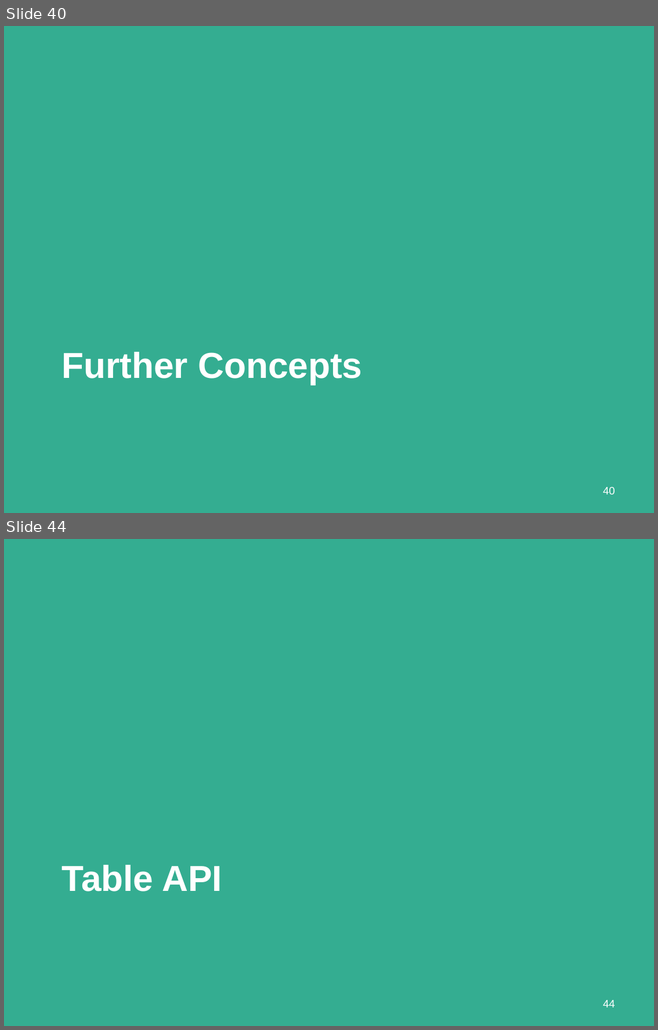
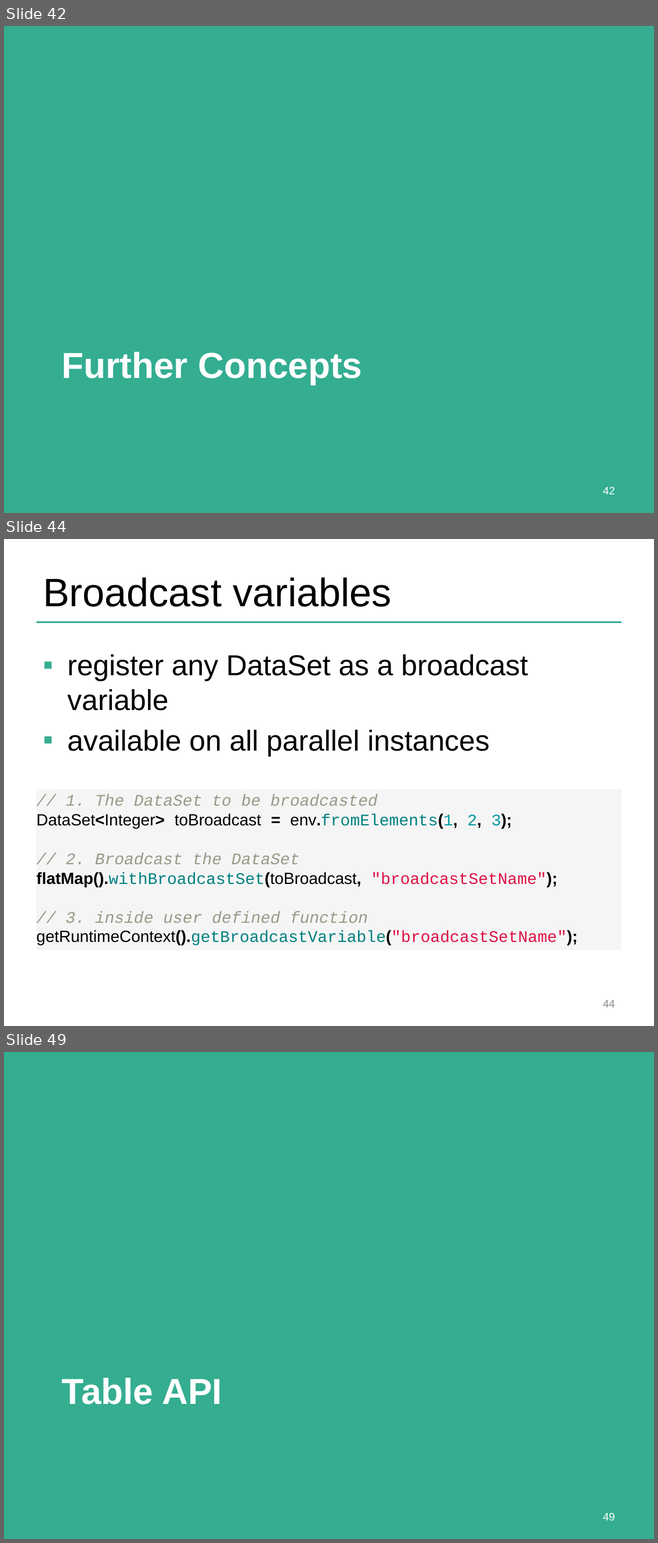
Before and after one commit to dataArtisans/flink-training-web, a slide deck: slides/flink_batch_advanced.pptx. Shown one above the other, each under a label of ours: slides 40 and 44 before the commit, slides 42, 44 and 49 after it; the slides between them are not shown. The pictures are 658x1030 and 658x1543 pixels, drawn with LibreOffice and Linux fonts; fonts in the diff are those of the drawing; background and template pictures are left out. Boxes give left, top, right and bottom in pixels: in the first picture for what was removed or moved away, otherwise in the second. Text is boxed around its words. In the diff, an @@ line names an element or a change of style, - is before the commit and + after.

```diff
--- a/slides/flink_batch_advanced.pptx
+++ b/slides/flink_batch_advanced.pptx
@@ slide 44 added at (x1=4, y1=539, x2=654, y2=1026), background #FFFFFF @@
@@ title added at (x1=43, y1=577, x2=391, y2=607), 44 pt, text #000000 @@
+Broadcast variables
@@ line added from (36, 622) to (621, 622), #34AD91 2 pt @@
@@ text added at (x1=67, y1=654, x2=528, y2=756), 32 pt, text #000000 @@
+▪ register any DataSet as a broadcast variable
+▪ available on all parallel instances
@@ rectangle added at (x1=36, y1=789, x2=621, y2=950), fill #F5F5F5, 18 pt, text #000000 @@
+// 1. The DataSet to be broadcasted
+DataSet<Integer> toBroadcast = env.fromElements(1, 2, 3);
+// 2. Broadcast the DataSet
+flatMap().withBroadcastSet(toBroadcast, "broadcastSetName");
+// 3. inside user defined function
+getRuntimeContext().getBroadcastVariable("broadcastSetName");
@@ page number added at (x1=603, y1=1000, x2=615, y2=1008), 12 pt, text #8C8C8C @@
+44
@@ what was slide 40 is now slide 42 @@
@@ page number at (x1=603, y1=487, x2=615, y2=495): text changed @@
-40
+42
@@ what was slide 44 is now slide 49 @@
@@ page number at (x1=603, y1=1513, x2=615, y2=1521): text changed @@
-44
+49
```
Also in this commit, not shown: 2 slides changed, 13 other slides added, 5 slides removed.
